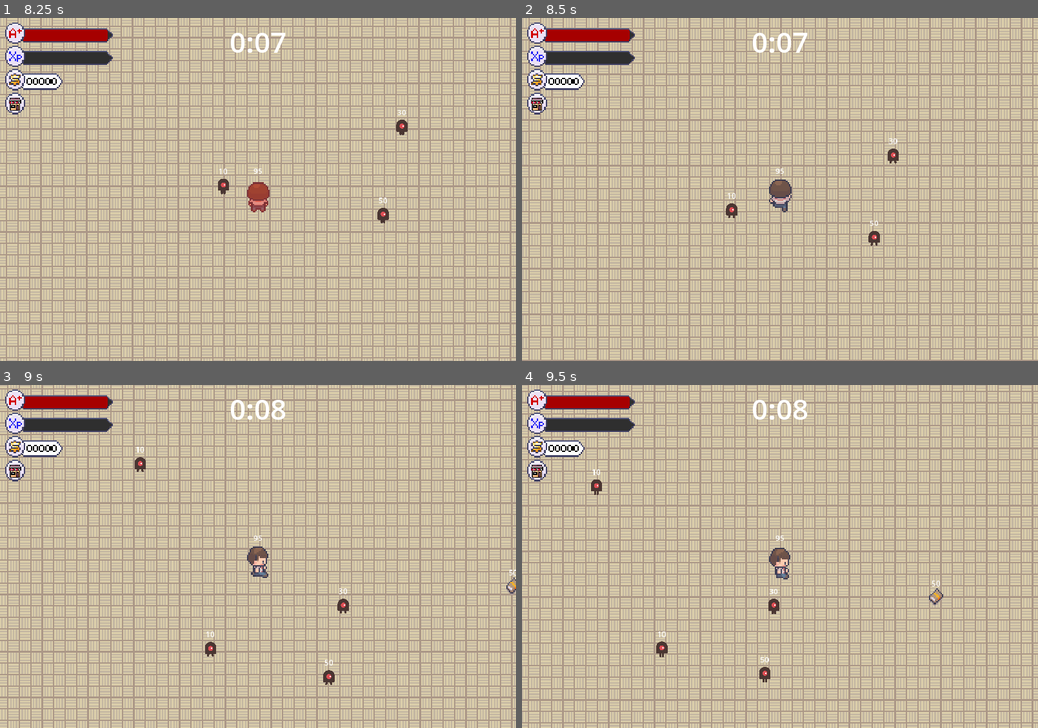
Above: before the commit, frames 1-4 (two rows, left to right).
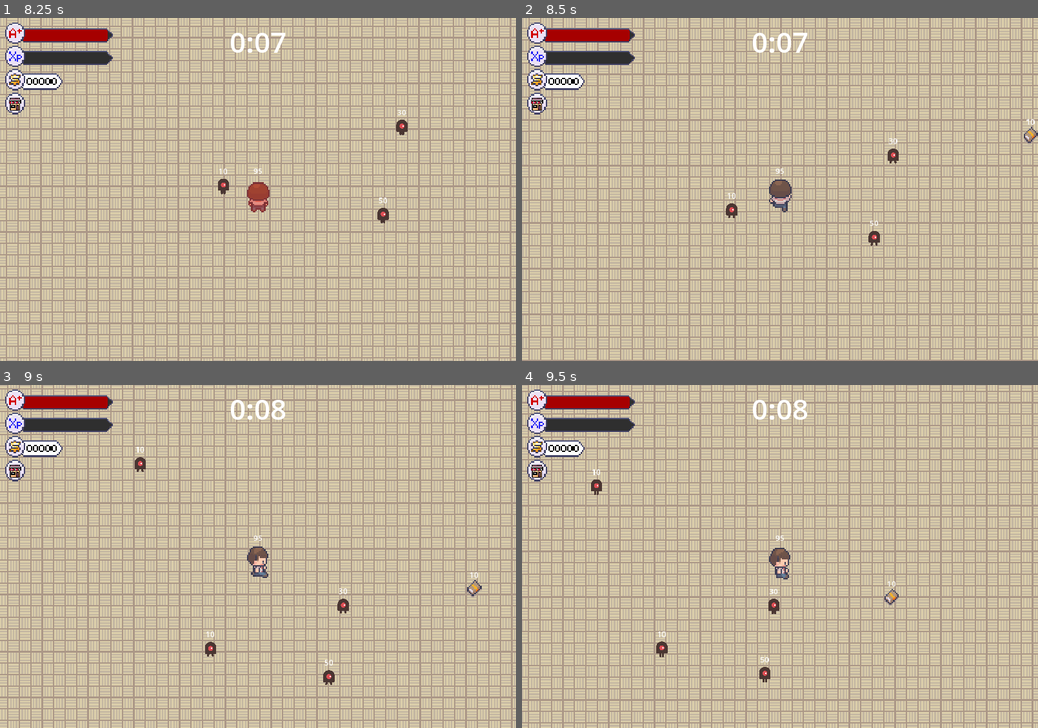
Above: after the commit, the same moments.

Repository: LimZiJia/SurviveTheSemester
Game: Godot game, scene res://scenes/ui/start_screen.tscn
Same seed, same stepped clock (60 frames per second), same inputs: the game is played once before the commit and once after it.
Inputs (mouse positions are in pixels of both pictures, inside the frame that each line leads up to):
- Up to frame 1 (8.25 s): click "Start" at 0.5 s; click (15, 103) at 1.25 s; tap Enter at 2 s; move the mouse to (371, 172) at 2.02 s; hold D (move_right) 2.03-2.78 s; tap Space (attack) every 0.75 s from 2.1 to 8.1 s; move the mouse to (154, 206) at 2.77 s; hold S (move_down) 2.78-3.53 s; move the mouse to (309, 114) at 3.52 s; hold D (move_right) 3.53-4.28 s; move the mouse to (232, 258) at 4.27 s; hold W (move_up) 4.28-5.03 s; move the mouse to (412, 240) at 5.02 s; hold A (move_left) 5.03-6.53 s; move the mouse to (103, 138) at 5.77 s; move the mouse to (283, 189) at 6.52 s; hold S (move_down) 6.53-7.28 s; move the mouse to (180, 103) at 7.27 s; hold D (move_right) 7.28-8.03 s; move the mouse to (371, 172) at 8.02 s; hold W (move_up) from 8.03 s (still down)
- Up to frame 2 (8.5 s): keep holding W (move_up)
- Up to frame 3 (9 s): move the mouse to (154, 573) at 8.77 s; release W (move_up) at 8.78 s; hold D (move_right) from 8.78 s (still down); tap Space (attack) at 8.85 s
- Up to frame 4 (9.5 s): keep holding D (move_right)

Frame 1 is identical in both runs. In frame 2, less than 0.1% of the frame differs, in the area x 97-100%, y 29-37%; in frame 3, 0.2%; in frame 4, 0.2%, in the area x 70-82%, y 57-65%.

Commit message:
Solved set index problem in wave manager

Diff:
--- a/scenes/game_object/book/book.gd
+++ b/scenes/game_object/book/book.gd
@@ -22,12 +22,3 @@
 
 func update_health_label() -> void:
 	health_label.text = str(int(health_component.current_health))
-
-
-# Temporary function to set the stats of each enemy
-func set_stats(health: float, speed: float, damage: float) -> void:
-	$HealthComponent.max_health = health
-	$HealthComponent.current_health = health
-	$VelocityComponent.max_speed = speed
-	$HitboxComponent.damage = damage
-	$HealthLabel.text = str(int(health))
--- a/scenes/game_object/mob/mob.gd
+++ b/scenes/game_object/mob/mob.gd
@@ -22,12 +22,3 @@
 
 func update_health_label() -> void:
 	health_label.text = str(int(health_component.current_health))
-
-
-# Temporary function to set the stats of each enemy
-func set_stats(health: float, speed: float, damage: float) -> void:
-	$HealthComponent.max_health = health
-	$HealthComponent.current_health = health
-	$VelocityComponent.max_speed = speed
-	$HitboxComponent.damage = damage
-	$HealthLabel.text = str(int(health))
--- a/scenes/manager/wave_manager.gd
+++ b/scenes/manager/wave_manager.gd
@@ -172,9 +172,17 @@
 
 		var entities_layer = get_tree().get_first_node_in_group("entities_layer") as Node2D
 		entities_layer.add_child(mob)
-
-		mob.set_stats(health, speed, damage)
-
+		set_mob_stats(mob, health, speed, damage)
+
+## HACK: Simple way of spawning the mob without set index issues
+## for now
+func set_mob_stats(mob, health: float, speed: float, damage: float) -> void:
+	await mob.ready
+	mob.health_component.max_health = health
+	mob.health_component.current_health = health
+	mob.velocity_component.max_speed = speed
+	mob.hitbox_component.damage = damage
+	mob.update_health_label()
 
 
 
